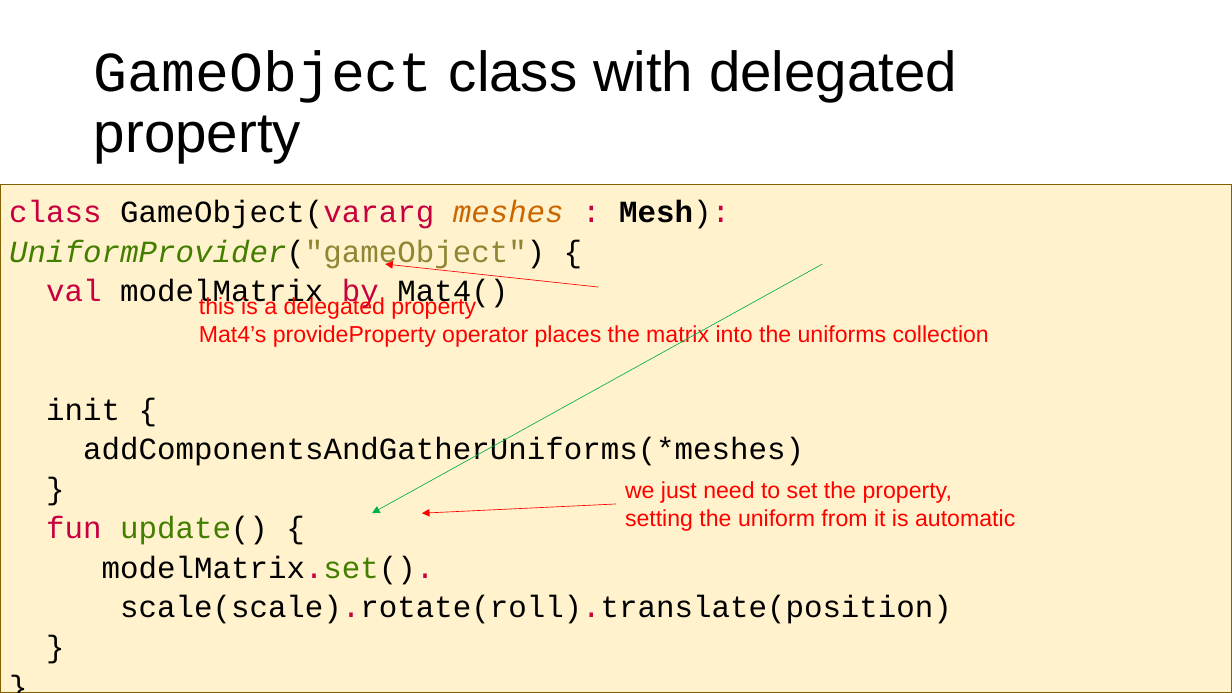
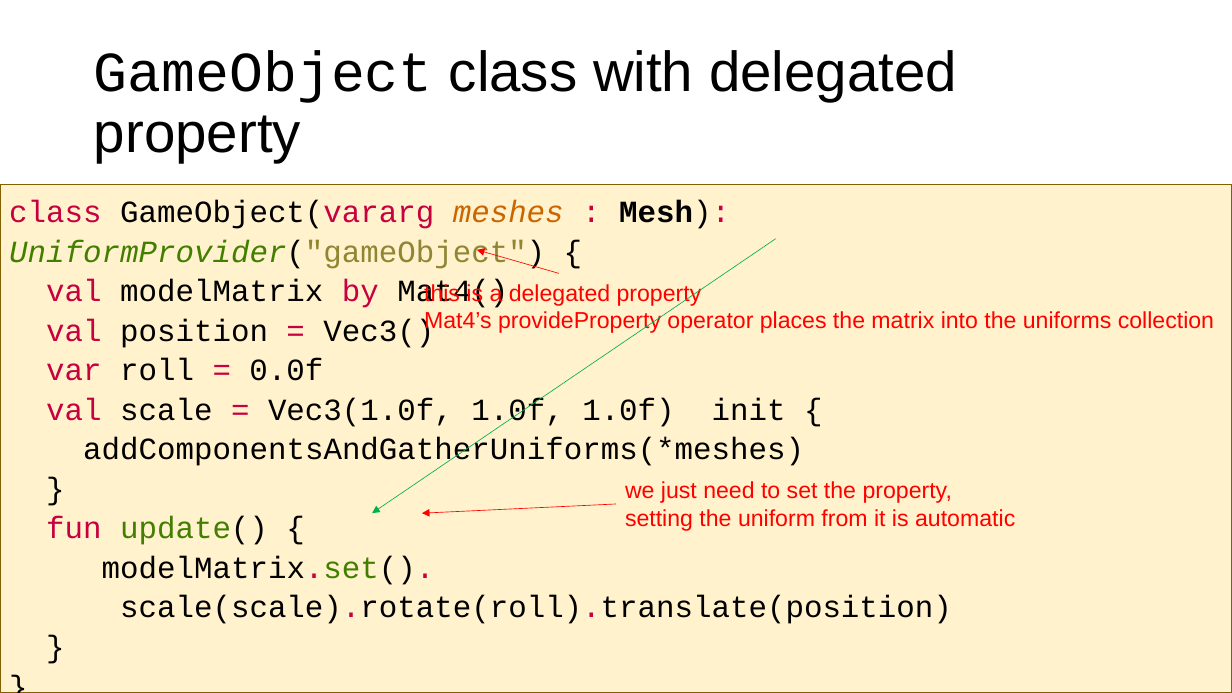
Before and after one commit to szecsi/kogfactory, a slide deck: slide 34 of projects/kog.020.030-gom/aitcg070 - Game Object Model.pptx. Drawn at 1232x693 pixels with LibreOffice and Linux fonts; fonts in the diff are those of the drawing. Boxes give left, top, right and bottom in pixels: in the first picture for what was removed or moved away, otherwise in the second. Text is boxed around its words. In the diff, an @@ line names an element or a change of style, - is before the commit and + after.

```diff
--- a/projects/kog.020.030-gom/aitcg070 - Game Object Model.pptx
+++ b/projects/kog.020.030-gom/aitcg070 - Game Object Model.pptx
@@ arrow moved from (823, 264) - (372, 513) to (776, 238) - (372, 513) @@
@@ arrow moved from (598, 287) - (385, 264) to (559, 274) - (477, 250) @@
@@ text "this is a delegated property": place and size @@
-text "this is a delegated property" at (199, 296, 989, 347)
+text "this is a delegated property" at (424, 282, 1214, 334)
@@ text at (46, 318, 786, 429): text changed @@
-init {
+val position = Vec3()
+var roll = 0.0f
+val scale = Vec3(1.0f, 1.0f, 1.0f) init {
```
Also in this commit, not shown: 5 other slides changed, 1 slide removed, 8 other files.
